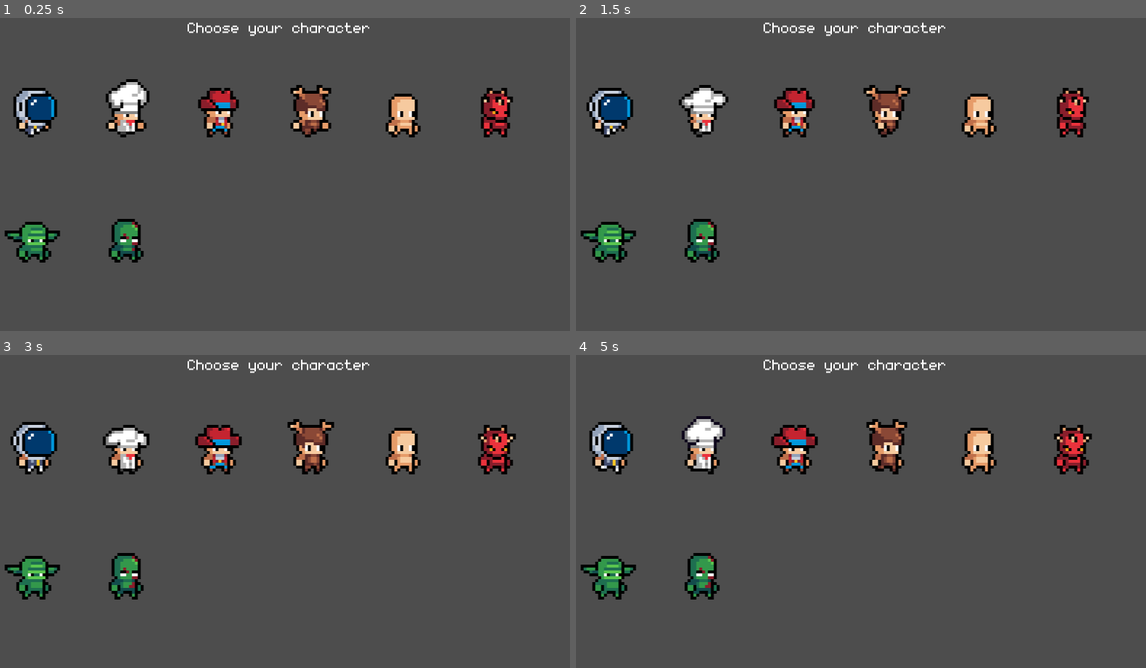
Above: before the commit, frames 1-4 (two rows, left to right).
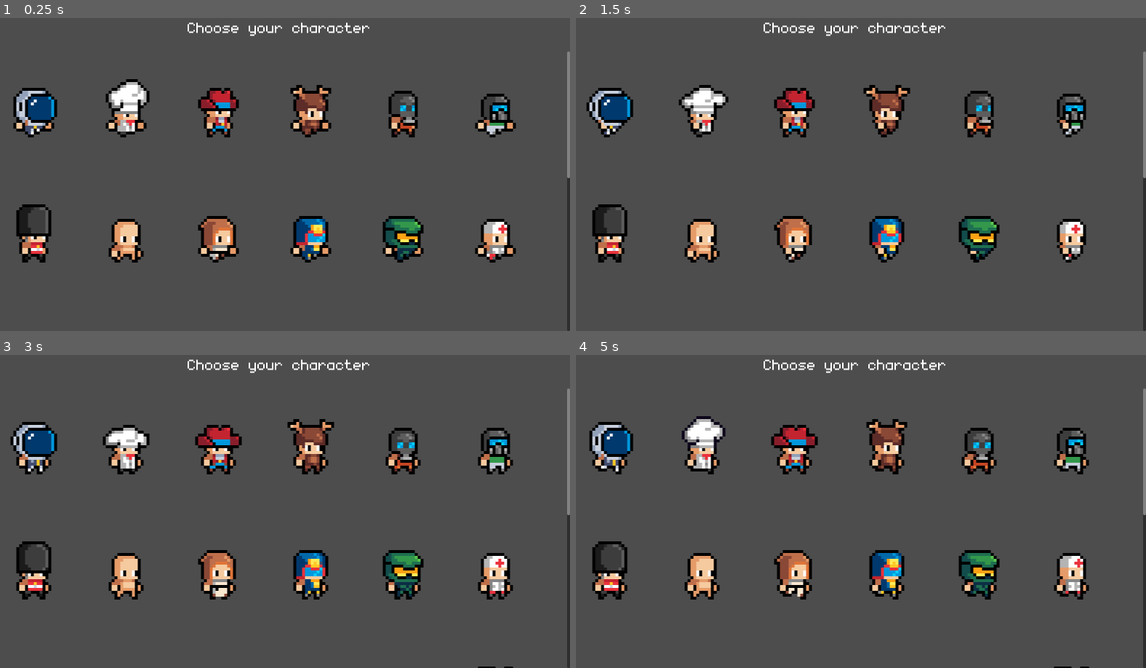
Above: after the commit, the same moments.

Repository: robcmills/godot-paintball
Game: Godot game, scene res://scenes/character_customizer.tscn
Two runs of this game, one before a commit and one after it. Both use one fixed random seed, a clock stepped at 60 frames per second and the inputs below. This scene is started directly instead of the project's main scene.
Inputs:
- Up to frame 1 (0.25 s): no input
- Up to frame 2 (1.5 s): tap Shift (run) at 0.6, 1.35 s
- Up to frame 3 (3 s): tap Shift (run) at 2.1, 2.85 s
- Up to frame 4 (5 s): tap Shift (run) at 3.6, 4.35 s

The runs differ from the first frame. In frame 1, 6.4% of the frame differs, in the area x 0-100%, y 10-100%; in frame 2, 6.0%; in frame 3, 6.1%; in frame 4, 6.0%.

Commit message:
Add rest of character presets

Diff:
--- a/scenes/hippo_player.tscn
+++ b/scenes/hippo_player.tscn
@@ -28,6 +28,7 @@
 [ext_resource type="Texture2D" uid="uid://e4lq70b3l10x" path="res://assets/Hippo/Armor/DudeMaul.png" id="15_1fo5t"]
 [ext_resource type="Texture2D" uid="uid://bxwd16462gmjf" path="res://assets/Hippo/Eyes/ZombieA.png" id="15_dnwbx"]
 [ext_resource type="Texture2D" uid="uid://dukgcwny0ho74" path="res://assets/Hippo/Armor/FemaleOutfit.png" id="16_7kq7y"]
+[ext_resource type="Texture2D" uid="uid://dj2kbivctm5gl" path="res://assets/Hippo/Armor/GasMaskArmor2.png" id="16_gbmay"]
 [ext_resource type="Texture2D" uid="uid://dxe3rin4yt2my" path="res://assets/Hippo/Armor/DudeSidious.png" id="16_vcgxy"]
 [ext_resource type="Texture2D" uid="uid://cv8xo6m37qyx1" path="res://assets/Hippo/Armor/DudeVader.png" id="17_qtuye"]
 [ext_resource type="Texture2D" uid="uid://dptbc7vlsjnm5" path="res://assets/Hippo/Armor/GasMaskArmor1.png" id="17_xrtkf"]
@@ -35,6 +36,7 @@
 [ext_resource type="Texture2D" uid="uid://2c6en3eohdu3" path="res://assets/Hippo/Armor/Jedude.png" id="19_x8fy5"]
 [ext_resource type="Texture2D" uid="uid://bnpg1hrkat2v5" path="res://assets/Hippo/Armor/Judge.png" id="20_ldqpt"]
 [ext_resource type="Texture2D" uid="uid://cduth88r3yye2" path="res://assets/Hippo/Armor/Medic.png" id="22_mk2fe"]
+[ext_resource type="Texture2D" uid="uid://dpo0c50f7oev4" path="res://assets/Hippo/Armor/NightVision.png" id="23_pvk3f"]
 [ext_resource type="Texture2D" uid="uid://d07syuq2eu0a6" path="res://assets/Hippo/Armor/Ninja.png" id="23_q3xob"]
 [ext_resource type="Texture2D" uid="uid://bn314ff3ssl7x" path="res://assets/Hippo/Armor/Overalls.png" id="24_x3kbo"]
 [ext_resource type="Texture2D" uid="uid://dod7jsnbys065" path="res://assets/Hippo/Armor/Phantom.png" id="25_p5cah"]
@@ -45,6 +47,7 @@
 [ext_resource type="Texture2D" uid="uid://cu6vieu05npoa" path="res://assets/Hippo/Armor/Robo.png" id="30_dbt8d"]
 [ext_resource type="Texture2D" uid="uid://cenuqc8tg1g3e" path="res://assets/Hippo/Armor/SantaHelper.png" id="31_wuq87"]
 [ext_resource type="Texture2D" uid="uid://clqe4p8827vu2" path="res://assets/Hippo/Armor/Santa.png" id="32_ag8ft"]
+[ext_resource type="Texture2D" uid="uid://b30gcj04ojllh" path="res://assets/Hippo/Armor/ImperialShockDuder.png" id="34_ox0ch"]
 [ext_resource type="Texture2D" uid="uid://dtqffwx770ugi" path="res://assets/Hippo/Armor/ImperialStormDuder.png" id="35_bjbpn"]
 [ext_resource type="Texture2D" uid="uid://c7lfdejn7yah3" path="res://assets/Hippo/Armor/Terminator.png" id="36_i2b46"]
 [ext_resource type="Texture2D" uid="uid://c1abo1dvw3fc8" path="res://assets/Hippo/Head/DudeMaul.png" id="39_cd0ym"]
@@ -872,6 +875,46 @@
 atlas = ExtResource("17_xrtkf")
 region = Rect2(192, 192, 64, 64)
 
+[sub_resource type="AtlasTexture" id="AtlasTexture_ibci3"]
+atlas = ExtResource("16_gbmay")
+region = Rect2(0, 320, 64, 64)
+
+[sub_resource type="AtlasTexture" id="AtlasTexture_rmflu"]
+atlas = ExtResource("16_gbmay")
+region = Rect2(64, 320, 64, 64)
+
+[sub_resource type="AtlasTexture" id="AtlasTexture_ttrmq"]
+atlas = ExtResource("16_gbmay")
+region = Rect2(0, 64, 64, 64)
+
+[sub_resource type="AtlasTexture" id="AtlasTexture_24ltp"]
+atlas = ExtResource("16_gbmay")
+region = Rect2(64, 64, 64, 64)
+
+[sub_resource type="AtlasTexture" id="AtlasTexture_g586q"]
+atlas = ExtResource("16_gbmay")
+region = Rect2(0, 128, 64, 64)
+
+[sub_resource type="AtlasTexture" id="AtlasTexture_whkey"]
+atlas = ExtResource("16_gbmay")
+region = Rect2(64, 128, 64, 64)
+
+[sub_resource type="AtlasTexture" id="AtlasTexture_bpn2q"]
+atlas = ExtResource("16_gbmay")
+region = Rect2(0, 192, 64, 64)
+
+[sub_resource type="AtlasTexture" id="AtlasTexture_3afi0"]
+atlas = ExtResource("16_gbmay")
+region = Rect2(64, 192, 64, 64)
+
+[sub_resource type="AtlasTexture" id="AtlasTexture_dnato"]
+atlas = ExtResource("16_gbmay")
+region = Rect2(128, 192, 64, 64)
+
+[sub_resource type="AtlasTexture" id="AtlasTexture_d0y6v"]
+atlas = ExtResource("16_gbmay")
+region = Rect2(192, 192, 64, 64)
+
 [sub_resource type="AtlasTexture" id="AtlasTexture_ayjrh"]
 atlas = ExtResource("18_mv46v")
 region = Rect2(0, 320, 64, 64)
@@ -1112,6 +1155,46 @@
 atlas = ExtResource("22_mk2fe")
 region = Rect2(192, 192, 64, 64)
 
+[sub_resource type="AtlasTexture" id="AtlasTexture_ipnks"]
+atlas = ExtResource("23_pvk3f")
+region = Rect2(0, 320, 64, 64)
+
+[sub_resource type="AtlasTexture" id="AtlasTexture_5aj25"]
+atlas = ExtResource("23_pvk3f")
+region = Rect2(64, 320, 64, 64)
+
+[sub_resource type="AtlasTexture" id="AtlasTexture_tae8n"]
+atlas = ExtResource("23_pvk3f")
+region = Rect2(0, 64, 64, 64)
+
+[sub_resource type="AtlasTexture" id="AtlasTexture_12a2v"]
+atlas = ExtResource("23_pvk3f")
+region = Rect2(64, 64, 64, 64)
+
+[sub_resource type="AtlasTexture" id="AtlasTexture_n0p43"]
+atlas = ExtResource("23_pvk3f")
+region = Rect2(0, 128, 64, 64)
+
+[sub_resource type="AtlasTexture" id="AtlasTexture_17fjv"]
+atlas = ExtResource("23_pvk3f")
+region = Rect2(64, 128, 64, 64)
+
+[sub_resource type="AtlasTexture" id="AtlasTexture_meprw"]
+atlas = ExtResource("23_pvk3f")
+region = Rect2(0, 192, 64, 64)
+
+[sub_resource type="AtlasTexture" id="AtlasTexture_p5mx7"]
+atlas = ExtResource("23_pvk3f")
+region = Rect2(64, 192, 64, 64)
+
+[sub_resource type="AtlasTexture" id="AtlasTexture_gtmtq"]
+atlas = ExtResource("23_pvk3f")
+region = Rect2(128, 192, 64, 64)
+
+[sub_resource type="AtlasTexture" id="AtlasTexture_ytqf0"]
+atlas = ExtResource("23_pvk3f")
+region = Rect2(192, 192, 64, 64)
+
 [sub_resource type="AtlasTexture" id="AtlasTexture_k0d8c"]
 atlas = ExtResource("23_q3xob")
 region = Rect2(0, 320, 64, 64)
@@ -1512,6 +1595,46 @@
 atlas = ExtResource("32_ag8ft")
 region = Rect2(192, 192, 64, 64)
 
+[sub_resource type="AtlasTexture" id="AtlasTexture_urr2v"]
+atlas = ExtResource("34_ox0ch")
+region = Rect2(0, 320, 64, 64)
+
+[sub_resource type="AtlasTexture" id="AtlasTexture_i1swu"]
+atlas = ExtResource("34_ox0ch")
+region = Rect2(64, 320, 64, 64)
+
+[sub_resource type="AtlasTexture" id="AtlasTexture_mh1ei"]
+atlas = ExtResource("34_ox0ch")
+region = Rect2(0, 64, 64, 64)
+
+[sub_resource type="AtlasTexture" id="AtlasTexture_3fcbb"]
+atlas = ExtResource("34_ox0ch")
+region = Rect2(64, 64, 64, 64)
+
+[sub_resource type="AtlasTexture" id="AtlasTexture_v8p1x"]
+atlas = ExtResource("34_ox0ch")
+region = Rect2(0, 128, 64, 64)
+
+[sub_resource type="AtlasTexture" id="AtlasTexture_fkhyy"]
+atlas = ExtResource("34_ox0ch")
+region = Rect2(64, 128, 64, 64)
+
+[sub_resource type="AtlasTexture" id="AtlasTexture_vl31c"]
+atlas = ExtResource("34_ox0ch")
+region = Rect2(0, 192, 64, 64)
+
+[sub_resource type="AtlasTexture" id="AtlasTexture_kkunc"]
+atlas = ExtResource("34_ox0ch")
+region = Rect2(64, 192, 64, 64)
+
+[sub_resource type="AtlasTexture" id="AtlasTexture_ppw0m"]
+atlas = ExtResource("34_ox0ch")
+region = Rect2(128, 192, 64, 64)
+
+[sub_resource type="AtlasTexture" id="AtlasTexture_wthjy"]
+atlas = ExtResource("34_ox0ch")
+region = Rect2(192, 192, 64, 64)
+
 [sub_resource type="AtlasTexture" id="AtlasTexture_bh7uu"]
 atlas = ExtResource("16_vcgxy")
 region = Rect2(0, 320, 64, 64)
@@ -2172,7 +2295,7 @@
 "texture": SubResource("AtlasTexture_m3wwk")
 }],
 "loop": true,
-"name": &"GasMask_climb",
+"name": &"GasMask1_climb",
 "speed": 5.0
 }, {
 "frames": [{
@@ -2183,7 +2306,7 @@
 "texture": SubResource("AtlasTexture_vwaxp")
 }],
 "loop": true,
-"name": &"GasMask_idle",
+"name": &"GasMask1_idle",
 "speed": 5.0
 }, {
 "frames": [{
@@ -2194,7 +2317,7 @@
 "texture": SubResource("AtlasTexture_fxh3r")
 }],
 "loop": true,
-"name": &"GasMask_ready",
+"name": &"GasMask1_ready",
 "speed": 5.0
 }, {
 "frames": [{
@@ -2211,7 +2334,57 @@
 "texture": SubResource("AtlasTexture_evnsu")
 }],
 "loop": true,
-"name": &"GasMask_run",
+"name": &"GasMask1_run",
+"speed": 5.0
+}, {
+"frames": [{
+"duration": 1.0,
+"texture": SubResource("AtlasTexture_ibci3")
+}, {
+"duration": 1.0,
+"texture": SubResource("AtlasTexture_rmflu")
+}],
+"loop": true,
+"name": &"GasMask2_climb",
+"speed": 5.0
+}, {
+"frames": [{
+"duration": 1.0,
+"texture": SubResource("AtlasTexture_ttrmq")
+}, {
+"duration": 1.0,
+"texture": SubResource("AtlasTexture_24ltp")
+}],
+"loop": true,
+"name": &"GasMask2_idle",
+"speed": 5.0
+}, {
+"frames": [{
+"duration": 1.0,
+"texture": SubResource("AtlasTexture_g586q")
+}, {
+"duration": 1.0,
+"texture": SubResource("AtlasTexture_whkey")
+}],
+"loop": true,
+"name": &"GasMask2_ready",
+"speed": 5.0
+}, {
+"frames": [{
+"duration": 1.0,
+"texture": SubResource("AtlasTexture_bpn2q")
+}, {
+"duration": 1.0,
+"texture": SubResource("AtlasTexture_3afi0")
+}, {
+"duration": 1.0,
+"texture": SubResource("AtlasTexture_dnato")
+}, {
+"duration": 1.0,
+"texture": SubResource("AtlasTexture_d0y6v")
+}],
+"loop": true,
+"name": &"GasMask2_run",
 "speed": 5.0
 }, {
 "frames": [{
@@ -2516,6 +2689,56 @@
 }, {
 "frames": [{
 "duration": 1.0,
+"texture": SubResource("AtlasTexture_ipnks")
+}, {
+"duration": 1.0,
+"texture": SubResource("AtlasTexture_5aj25")
+}],
+"loop": true,
+"name": &"NightVision_climb",
+"speed": 5.0
+}, {
+"frames": [{
+"duration": 1.0,
+"texture": SubResource("AtlasTexture_tae8n")
+}, {
+"duration": 1.0,
+"texture": SubResource("AtlasTexture_12a2v")
+}],
+"loop": true,
+"name": &"NightVision_idle",
+"speed": 5.0
+}, {
+"frames": [{
+"duration": 1.0,
+"texture": SubResource("AtlasTexture_n0p43")
+}, {
+"duration": 1.0,
+"texture": SubResource("AtlasTexture_17fjv")
+}],
+"loop": true,
+"name": &"NightVision_ready",
+"speed": 5.0
+}, {
+"frames": [{
+"duration": 1.0,
+"texture": SubResource("AtlasTexture_meprw")
+}, {
+"duration": 1.0,
+"texture": SubResource("AtlasTexture_p5mx7")
+}, {
+"duration": 1.0,
+"texture": SubResource("AtlasTexture_gtmtq")
+}, {
+"duration": 1.0,
+"texture": SubResource("AtlasTexture_ytqf0")
+}],
+"loop": true,
+"name": &"NightVision_run",
+"speed": 5.0
+}, {
+"frames": [{
+"duration": 1.0,
 "texture": SubResource("AtlasTexture_k0d8c")
 }, {
 "duration": 1.0,
@@ -2872,7 +3095,7 @@
 "texture": SubResource("AtlasTexture_y4aul")
 }],
 "loop": true,
-"name": &"Robo_climb",
+"name": &"Robocop_climb",
 "speed": 5.0
 }, {
 "frames": [{
@@ -2883,7 +3106,7 @@
 "texture": SubResource("AtlasTexture_myba7")
 }],
 "loop": true,
-"name": &"Robo_idle",
+"name": &"Robocop_idle",
 "speed": 5.0
 }, {
 "frames": [{
@@ -2894,7 +3117,7 @@
 "texture": SubResource("AtlasTexture_2wulq")
 }],
 "loop": true,
-"name": &"Robo_ready",
+"name": &"Robocop_ready",
 "speed": 5.0
 }, {
 "frames": [{
@@ -2911,7 +3134,7 @@
 "texture": SubResource("AtlasTexture_6y0fn")
 }],
 "loop": true,
-"name": &"Robo_run",
+"name": &"Robocop_run",
 "speed": 5.0
 }, {
 "frames": [{
@@ -3016,13 +3239,63 @@
 }, {
 "frames": [{
 "duration": 1.0,
+"texture": SubResource("AtlasTexture_urr2v")
+}, {
+"duration": 1.0,
+"texture": SubResource("AtlasTexture_i1swu")
+}],
+"loop": true,
+"name": &"ShockTrooper_climb",
+"speed": 5.0
+}, {
+"frames": [{
+"duration": 1.0,
+"texture": SubResource("AtlasTexture_mh1ei")
+}, {
+"duration": 1.0,
+"texture": SubResource("AtlasTexture_3fcbb")
+}],
+"loop": true,
+"name": &"ShockTrooper_idle",
+"speed": 5.0
+}, {
+"frames": [{
+"duration": 1.0,
+"texture": SubResource("AtlasTexture_v8p1x")
+}, {
+"duration": 1.0,
+"texture": SubResource("AtlasTexture_fkhyy")
+}],
+"loop": true,
+"name": &"ShockTrooper_ready",
+"speed": 5.0
+}, {
+"frames": [{
+"duration": 1.0,
+"texture": SubResource("AtlasTexture_vl31c")
+}, {
+"duration": 1.0,
+"texture": SubResource("AtlasTexture_kkunc")
+}, {
+"duration": 1.0,
+"texture": SubResource("AtlasTexture_ppw0m")
+}, {
+"duration": 1.0,
+"texture": SubResource("AtlasTexture_wthjy")
+}],
+"loop": true,
+"name": &"ShockTrooper_run",
+"speed": 5.0
+}, {
+"frames": [{
+"duration": 1.0,
 "texture": SubResource("AtlasTexture_bh7uu")
 }, {
 "duration": 1.0,
 "texture": SubResource("AtlasTexture_lhvrb")
 }],
 "loop": true,
-"name": &"Sidius_climb",
+"name": &"Sidious_climb",
 "speed": 5.0
 }, {
 "frames": [{
@@ -3033,7 +3306,7 @@
 "texture": SubResource("AtlasTexture_4afym")
 }],
 "loop": true,
-"name": &"Sidius_idle",
+"name": &"Sidious_idle",
 "speed": 5.0
 }, {
 "frames": [{
@@ -3044,7 +3317,7 @@
 "texture": SubResource("AtlasTexture_5q385")
 }],
 "loop": true,
-"name": &"Sidius_ready",
+"name": &"Sidious_ready",
 "speed": 5.0
 }, {
 "frames": [{
@@ -3061,7 +3334,7 @@
 "texture": SubResource("AtlasTexture_31rkh")
 }],
 "loop": true,
-"name": &"Sidius_run",
+"name": &"Sidious_run",
 "speed": 5.0
 }, {
 "frames": [{
@@ -7600,7 +7873,7 @@
 "texture": SubResource("AtlasTexture_rur3r")
 }],
 "loop": true,
-"name": &"Jedi1_climb",
+"name": &"Jedi_climb",
 "speed": 5.0
 }, {
 "frames": [{
@@ -7611,7 +7884,7 @@
 "texture": SubResource("AtlasTexture_s1xvk")
 }],
 "loop": true,
-"name": &"Jedi1_idle",
+"name": &"Jedi_idle",
 "speed": 5.0
 }, {
 "frames": [{
@@ -7622,7 +7895,7 @@
 "texture": SubResource("AtlasTexture_aywsh")
 }],
 "loop": true,
-"name": &"Jedi1_ready",
+"name": &"Jedi_ready",
 "speed": 5.0
 }, {
 "frames": [{
@@ -7639,7 +7912,7 @@
 "texture": SubResource("AtlasTexture_oynsn")
 }],
 "loop": true,
-"name": &"Jedi1_run",
+"name": &"Jedi_run",
 "speed": 5.0
 }, {
 "frames": [{
@@ -9504,7 +9777,7 @@
 [node name="Armor" type="AnimatedSprite2D" parent="CompositeSprite"]
 y_sort_enabled = true
 sprite_frames = SubResource("SpriteFrames_5yi5j")
-animation = &"Deer_idle"
+animation = &"Sidious_run"
 
 [node name="Head" type="AnimatedSprite2D" parent="CompositeSprite"]
 y_sort_enabled = true
@@ -9530,12 +9803,12 @@
 visible = false
 y_sort_enabled = true
 sprite_frames = SubResource("SpriteFrames_06opq")
-animation = &"Rambo_run"
+animation = &"Rambo_idle"
 
 [node name="Helmet" type="AnimatedSprite2D" parent="CompositeSprite"]
 y_sort_enabled = true
 sprite_frames = SubResource("SpriteFrames_nm5in")
-animation = &"Deer_idle"
+animation = &"Sidious_idle"
 
 [node name="Mask" type="AnimatedSprite2D" parent="CompositeSprite"]
 visible = false
--- a/scenes/player.gd
+++ b/scenes/player.gd
@@ -50,11 +50,56 @@
 	CharacterPreset.CHEF,
 	CharacterPreset.COWBOY,
 	CharacterPreset.DEER,
+	CharacterPreset.GAS_MASK_1,
+	CharacterPreset.GAS_MASK_2,
+	CharacterPreset.GUARDIAN,
+	CharacterPreset.JEDI,
+	CharacterPreset.JUDGE,
+	CharacterPreset.MASTER_CHIEF,
+	CharacterPreset.MEDIC,
+	CharacterPreset.NIGHT_VISION,
+	CharacterPreset.NINJA,
+	CharacterPreset.PILOT,
+	CharacterPreset.PLAGUE_DOCTOR,
+	CharacterPreset.PREDATOR,
+	CharacterPreset.PUMPKIN,
+	CharacterPreset.ROBOCOP,
+	CharacterPreset.SANTA_HELPER,
+	CharacterPreset.SANTA,
+	CharacterPreset.SHOCK_TROOPER,
+	CharacterPreset.SIDIOUS,
+	CharacterPreset.SOLDIER,
+	CharacterPreset.STORM_TROOPER,
+	CharacterPreset.VADER,
 ]
+
 const armsPresets = [
+	CharacterPreset.ASTRONAUT,
 	CharacterPreset.CHEF,
 	CharacterPreset.COWBOY,
 	CharacterPreset.DEER,
+	CharacterPreset.GAS_MASK_1,
+	CharacterPreset.GAS_MASK_2,
+	CharacterPreset.GUARDIAN,
+	CharacterPreset.JEDI,
+	CharacterPreset.JUDGE,
+	CharacterPreset.MASTER_CHIEF,
+	CharacterPreset.MEDIC,
+	CharacterPreset.MAUL,
+	CharacterPreset.NIGHT_VISION,
+	CharacterPreset.NINJA,
+	CharacterPreset.PILOT,
+	CharacterPreset.PLAGUE_DOCTOR,
+	CharacterPreset.PREDATOR,
+	CharacterPreset.PUMPKIN,
+	CharacterPreset.ROBOCOP,
+	CharacterPreset.SANTA_HELPER,
+	CharacterPreset.SANTA,
+	CharacterPreset.SHOCK_TROOPER,
+	CharacterPreset.SIDIOUS,
+	CharacterPreset.SOLDIER,
+	CharacterPreset.STORM_TROOPER,
+	CharacterPreset.VADER,
 ]
 
 func getCharacterPresetString(preset: Enums.CharacterPreset):
@@ -63,8 +108,29 @@
 		CharacterPreset.CHEF: "Chef",
 		CharacterPreset.COWBOY: "Cowboy",
 		CharacterPreset.DEER: "Deer",
+		CharacterPreset.GAS_MASK_1: "GasMask1",
+		CharacterPreset.GAS_MASK_2: "GasMask2",
+		CharacterPreset.GUARDIAN: "Guardian",
 		CharacterPreset.HUMAN: "Human",
+		CharacterPreset.JEDI: "Jedi",
+		CharacterPreset.JUDGE: "Judge",
+		CharacterPreset.MASTER_CHIEF: "MasterChief",
+		CharacterPreset.MEDIC: "Medic",
 		CharacterPreset.MAUL: "Maul",
+		CharacterPreset.NIGHT_VISION: "NightVision",
+		CharacterPreset.NINJA: "Ninja",
+		CharacterPreset.PILOT: "Pilot",
+		CharacterPreset.PLAGUE_DOCTOR: "PlagueDoctor",
+		CharacterPreset.PREDATOR: "Predator",
+		CharacterPreset.PUMPKIN: "Pumpkin",
+		CharacterPreset.ROBOCOP: "Robocop",
+		CharacterPreset.SANTA_HELPER: "SantaHelper",
+		CharacterPreset.SANTA: "Santa",
+		CharacterPreset.SHOCK_TROOPER: "ShockTrooper",
+		CharacterPreset.SIDIOUS: "Sidious",
+		CharacterPreset.SOLDIER: "Soldier",
+		CharacterPreset.STORM_TROOPER: "StormTrooper",
+		CharacterPreset.VADER: "Vader",
 		CharacterPreset.YODA: "Yoda",
 		CharacterPreset.ZOMBIE: "Zombie",
 	}
--- a/scripts/character_customizer.gd
+++ b/scripts/character_customizer.gd
@@ -9,8 +9,29 @@
 	Enums.CharacterPreset.CHEF: Enums.PlayerAnimation.RUN,
 	Enums.CharacterPreset.COWBOY: Enums.PlayerAnimation.IDLE,
 	Enums.CharacterPreset.DEER: Enums.PlayerAnimation.RUN,
+	Enums.CharacterPreset.GAS_MASK_1: Enums.PlayerAnimation.IDLE,
+	Enums.CharacterPreset.GAS_MASK_2: Enums.PlayerAnimation.RUN,
+	Enums.CharacterPreset.GUARDIAN: Enums.PlayerAnimation.IDLE,
 	Enums.CharacterPreset.HUMAN: Enums.PlayerAnimation.READY,
+	Enums.CharacterPreset.JEDI: Enums.PlayerAnimation.RUN,
+	Enums.CharacterPreset.JUDGE: Enums.PlayerAnimation.RUN,
+	Enums.CharacterPreset.MASTER_CHIEF: Enums.PlayerAnimation.RUN,
 	Enums.CharacterPreset.MAUL: Enums.PlayerAnimation.IDLE,
+	Enums.CharacterPreset.MEDIC: Enums.PlayerAnimation.RUN,
+	Enums.CharacterPreset.NIGHT_VISION: Enums.PlayerAnimation.RUN,
+	Enums.CharacterPreset.NINJA: Enums.PlayerAnimation.RUN,
+	Enums.CharacterPreset.PILOT: Enums.PlayerAnimation.RUN,
+	Enums.CharacterPreset.PLAGUE_DOCTOR: Enums.PlayerAnimation.RUN,
+	Enums.CharacterPreset.PREDATOR: Enums.PlayerAnimation.RUN,
+	Enums.CharacterPreset.PUMPKIN: Enums.PlayerAnimation.RUN,
+	Enums.CharacterPreset.ROBOCOP: Enums.PlayerAnimation.RUN,
+	Enums.CharacterPreset.SANTA_HELPER: Enums.PlayerAnimation.RUN,
+	Enums.CharacterPreset.SANTA: Enums.PlayerAnimation.RUN,
+	Enums.CharacterPreset.SHOCK_TROOPER: Enums.PlayerAnimation.RUN,
+	Enums.CharacterPreset.SIDIOUS: Enums.PlayerAnimation.RUN,
+	Enums.CharacterPreset.SOLDIER: Enums.PlayerAnimation.RUN,
+	Enums.CharacterPreset.STORM_TROOPER: Enums.PlayerAnimation.RUN,
+	Enums.CharacterPreset.VADER: Enums.PlayerAnimation.RUN,
 	Enums.CharacterPreset.YODA: Enums.PlayerAnimation.READY,
 	Enums.CharacterPreset.ZOMBIE: Enums.PlayerAnimation.READY,
 }
--- a/scripts/enums.gd
+++ b/scripts/enums.gd
@@ -5,10 +5,36 @@
 	CHEF,
 	COWBOY,
 	DEER,
+	GAS_MASK_1,
+	GAS_MASK_2,
+	GUARDIAN,
 	HUMAN,
+	JEDI,
+	JUDGE,
+	MASTER_CHIEF,
+	MEDIC,
 	MAUL,
+	NIGHT_VISION,
+	NINJA,
+	PILOT,
+	PLAGUE_DOCTOR,
+	PREDATOR,
+	PUMPKIN,
+	ROBOCOP,
+	SANTA_HELPER,
+	SANTA,
+	SHOCK_TROOPER,
+	SIDIOUS,
+	SOLDIER,
+	STORM_TROOPER,
+	VADER,
 	YODA,
 	ZOMBIE,
 }
 
-enum PlayerAnimation { CLIMB, IDLE, READY, RUN }
+enum PlayerAnimation {
+	CLIMB,
+	IDLE,
+	READY,
+	RUN,
+}
Binary file changed: assets/Hippo/Armor/GasMaskArmor2.png
Binary file changed: assets/Hippo/Armor/ImperialShockDuder.png
Binary file added: assets/Hippo/Armor/NightVision.png
Not shown, added: assets/Hippo/Armor/NightVision.png.import
Not shown: 1 places in scenes/hippo_player.tscn that only renumber resources
